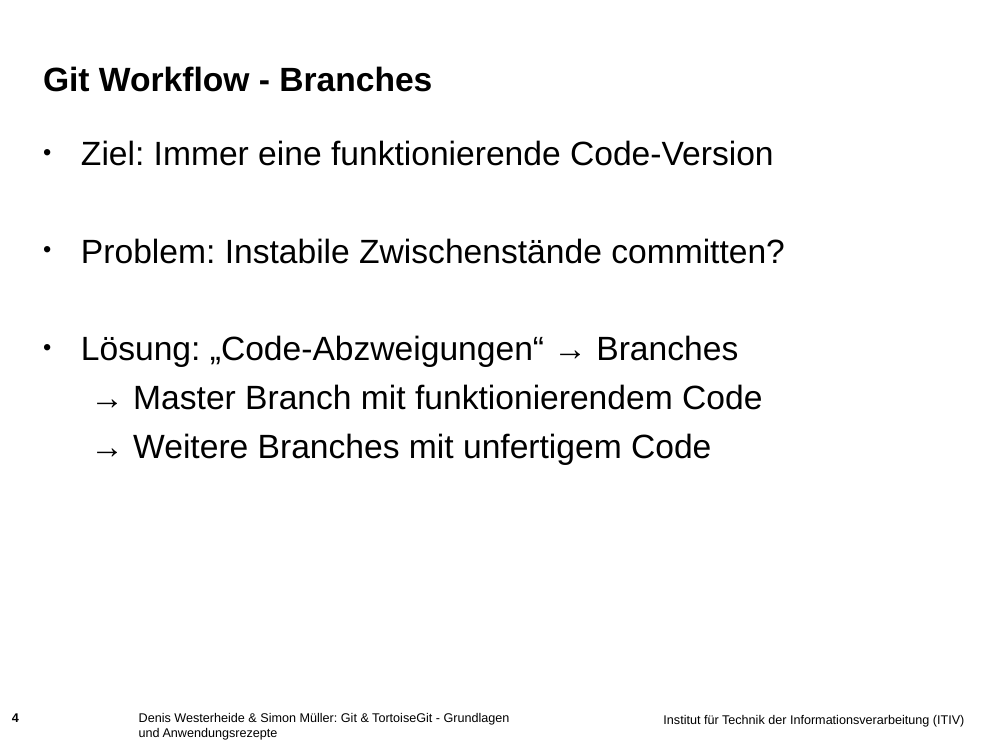
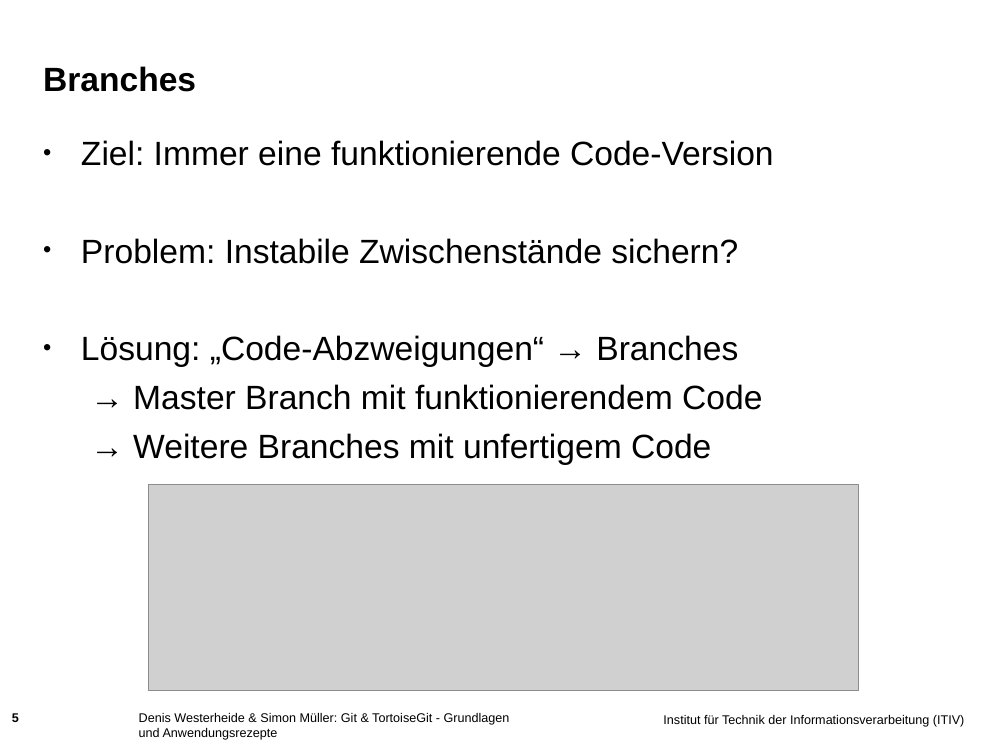
Before and after one commit to muellesi/PSE_2018, a slide deck: slide 5 of Präsentation/Simon/Praesentationsfolien_Simon.ppt (slide 4 before the commit). Drawn at 1008x756 pixels with LibreOffice and Linux fonts; fonts in the diff are those of the drawing; grey boxes stand for pictures; background and template pictures are left out. Boxes give left, top, right and bottom in pixels: in the first picture for what was removed or moved away, otherwise in the second. Text is boxed around its words. In the diff, an @@ line names an element or a change of style, - is before the commit and + after.

```diff
--- a/Präsentation/Simon/Praesentationsfolien_Simon.ppt
+++ b/Präsentation/Simon/Praesentationsfolien_Simon.ppt
@@ title at (43, 66, 196, 92): text changed @@
-Git Workflow - Branches
+Branches
@@ text at (81, 238, 738, 264): text changed @@
-• Problem: Instabile Zwischenstände committen?
+• Problem: Instabile Zwischenstände sichern?
@@ picture added at (149, 485, 860, 690) @@
@@ page number at (12, 712, 19, 725): text changed @@
-4
+5
```
Also in this commit, not shown: 3 other slides changed, 1 slide added, 1 other file.
